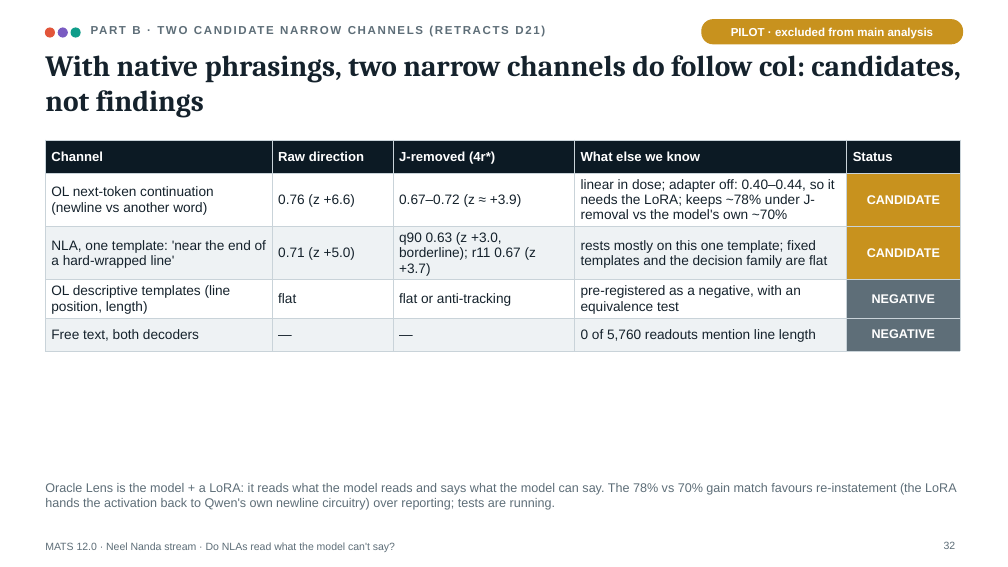
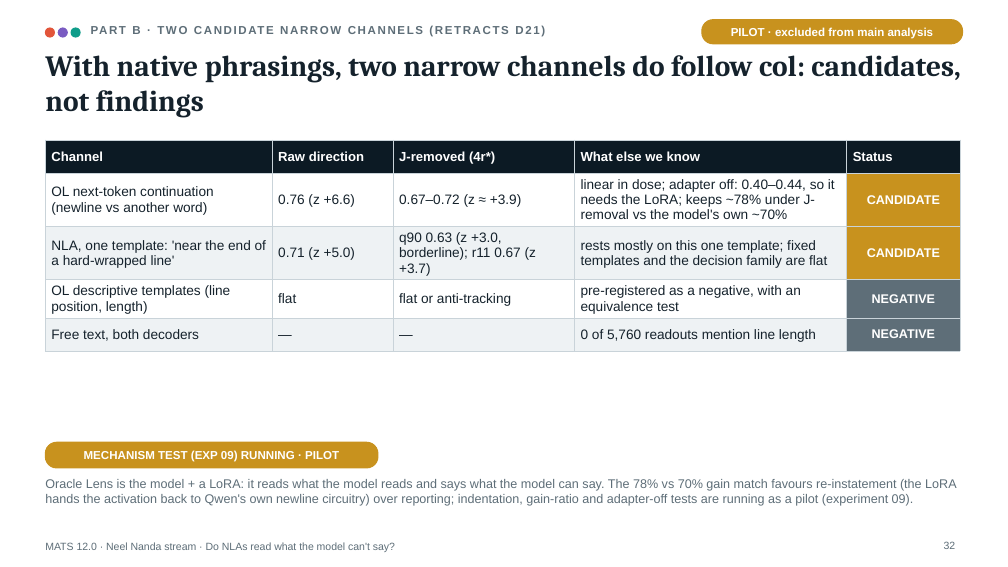
Before and after one commit to Jarus77/mats-nla-workspace, a slide deck: slide 32 of deck/mats_nla_workspace.pptx. Drawn at 1008x567 pixels with LibreOffice and Linux fonts; fonts in the diff are those of the drawing. Boxes give left, top, right and bottom in pixels: in the first picture for what was removed or moved away, otherwise in the second. Text is boxed around its words. In the diff, an @@ line names an element or a change of style, - is before the commit and + after.

```diff
--- a/deck/mats_nla_workspace.pptx
+++ b/deck/mats_nla_workspace.pptx
@@ rounded rectangle added at [45, 442, 378, 468], fill #C8921E, outline #C8921E 1 pt @@
@@ text at [45, 479, 956, 506]: text changed @@
-Oracle Lens is the model + a LoRA: it reads what the model reads and says what the model can say. The 78% vs 70% gain match favours re-instatement (the LoRA hands the activation back to Qwen's own newline circuitry) over reporting; tests are running.
+Oracle Lens is the model + a LoRA: it reads what the model reads and says what the model can say. The 78% vs 70% gain match favours re-instatement (the LoRA hands the activation back to Qwen's own newline circuitry) over reporting; indentation, gain-ratio and adapter-off tests are running as a pilot (experiment 09).
@@ text added at [84, 450, 339, 462], 11 pt, text #FFFFFF, bold @@
+MECHANISM TEST (EXP 09) RUNNING · PILOT
```
Also in this commit, not shown: 12 other slides changed, 2 slides added, 1 slide removed, 51 other files.
